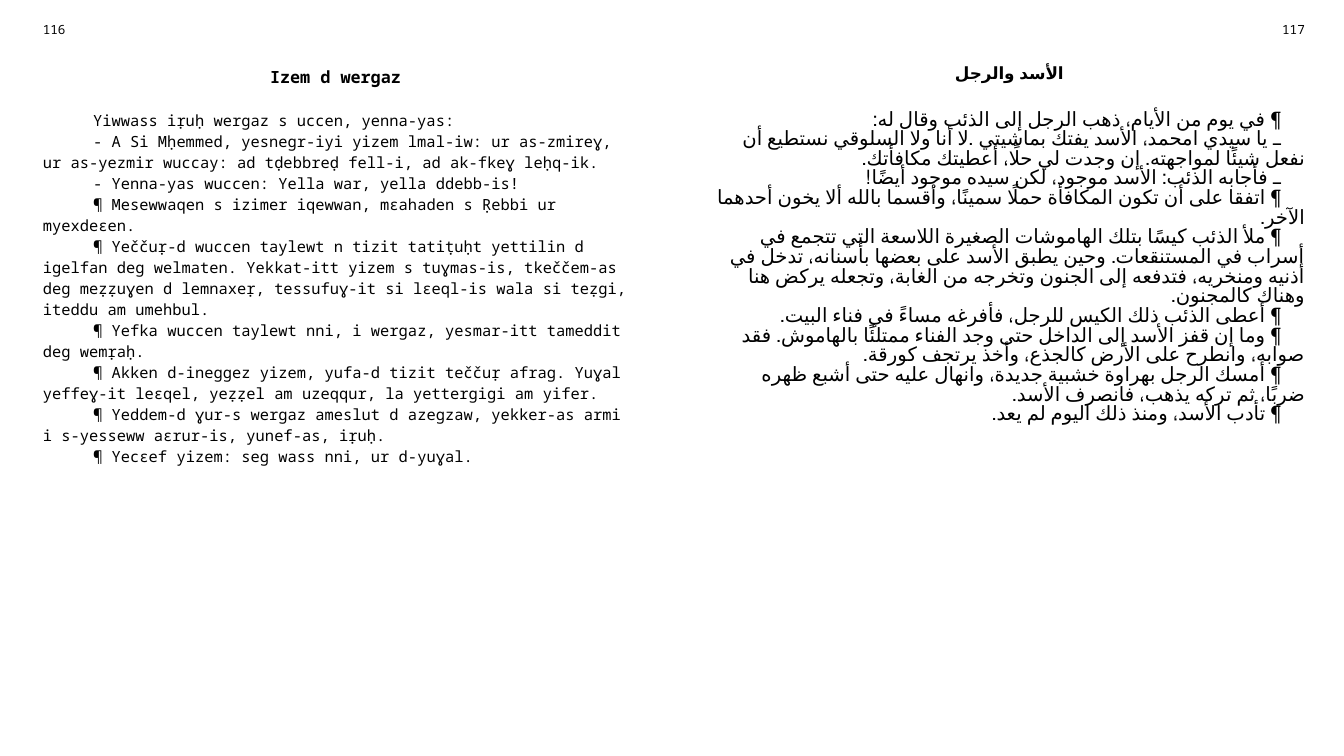
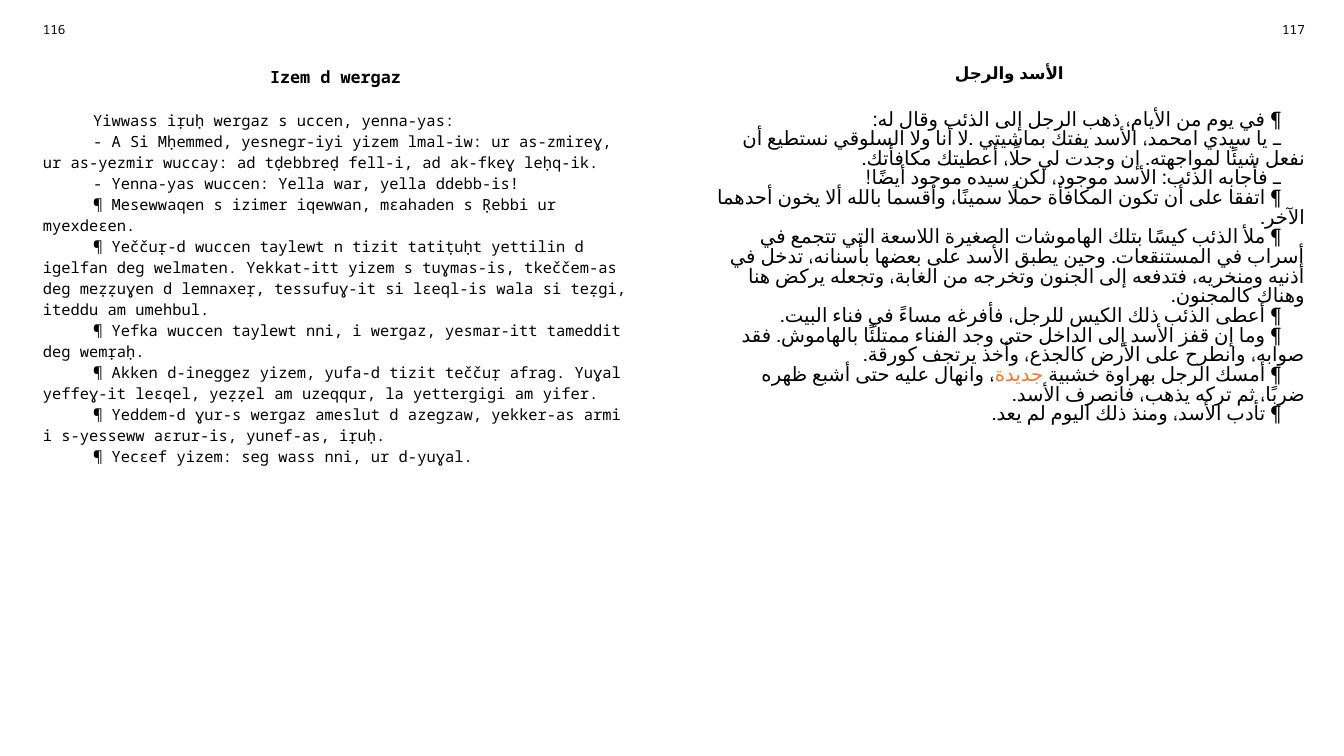
Before and after one commit to sferhah/tamacahut_n_wuccen, a slide deck: slide 54 of Uccen.ConsoleApp/uccen.arb.pptx. Drawn at 1344x756 pixels with LibreOffice and Linux fonts; fonts in the diff are those of the drawing. Boxes give left, top, right and bottom in pixels: in the first picture for what was removed or moved away, otherwise in the second. Text is boxed around its words. In the diff, an @@ line names an element or a change of style, - is before the commit and + after.

```diff
--- a/Uccen.ConsoleApp/uccen.arb.pptx
+++ b/Uccen.ConsoleApp/uccen.arb.pptx
@@ table at [32,16,1315,729] @@
@@ text colour #000000 to #ED7D31 in "جديدة،" @@
```
Also in this commit, not shown: 2 other slides changed, 3 other files.
